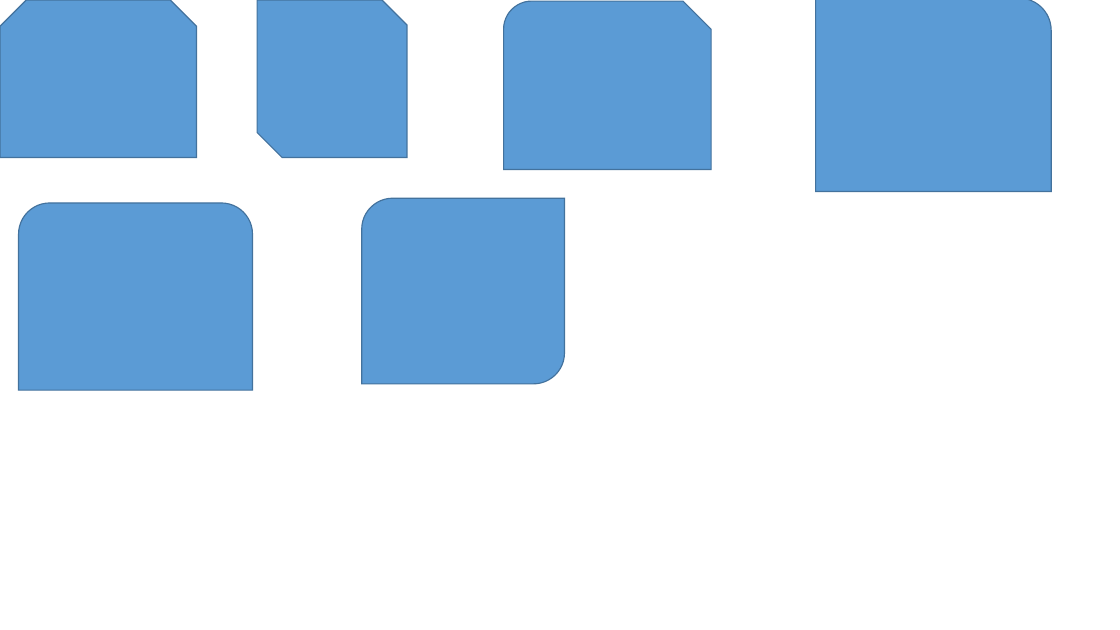
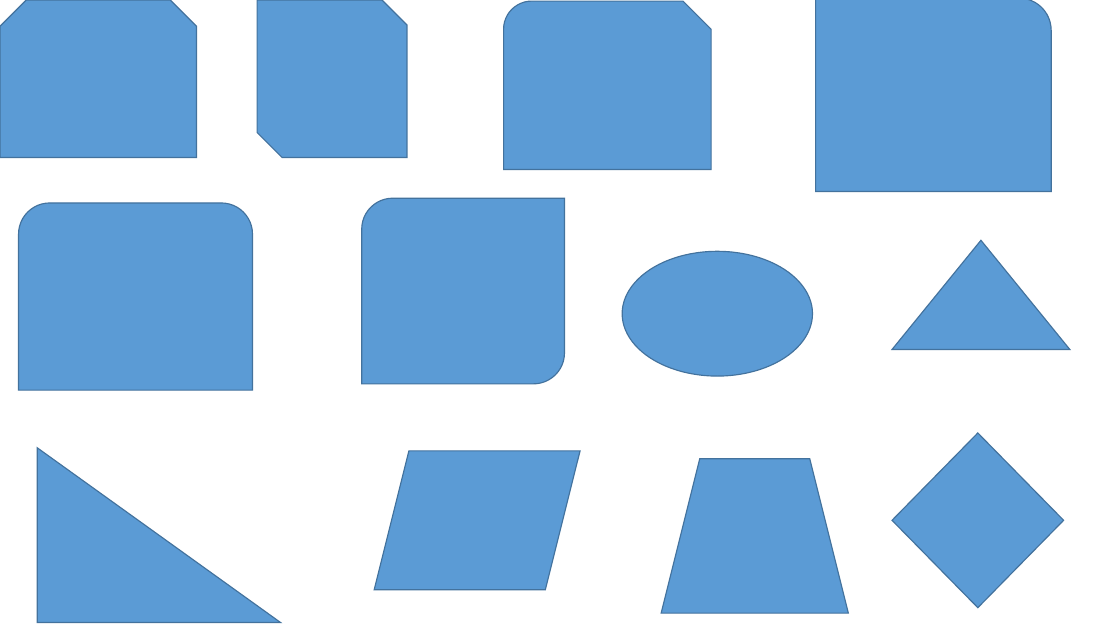
Before and after one commit to moneyinto/pptx2Json, a slide deck: slide 4 of ppt/shape.pptx. Drawn at 1120x630 pixels with LibreOffice and Linux fonts; fonts in the diff are those of the drawing. Boxes give left, top, right and bottom in pixels: in the first picture for what was removed or moved away, otherwise in the second. Text is boxed around its words. In the diff, an @@ line names an element or a change of style, - is before the commit and + after.

```diff
--- a/ppt/shape.pptx
+++ b/ppt/shape.pptx
@@ ellipse added at (623,251,813,376), fill #5B9BD5, outline #43739E 1 pt @@
@@ triangle added at (892,240,1070,350), fill #5B9BD5, outline #43739E 1 pt @@
@@ right triangle added at (37,448,281,623), fill #5B9BD5, outline #43739E 1 pt @@
@@ diamond added at (892,433,1064,607), fill #5B9BD5, outline #43739E 1 pt @@
@@ parallelogram added at (374,451,580,590), fill #5B9BD5, outline #43739E 1 pt @@
@@ trapezoid added at (661,459,849,613), fill #5B9BD5, outline #43739E 1 pt @@
```
Also in this commit, not shown: 1 slide added, 1 other file.
